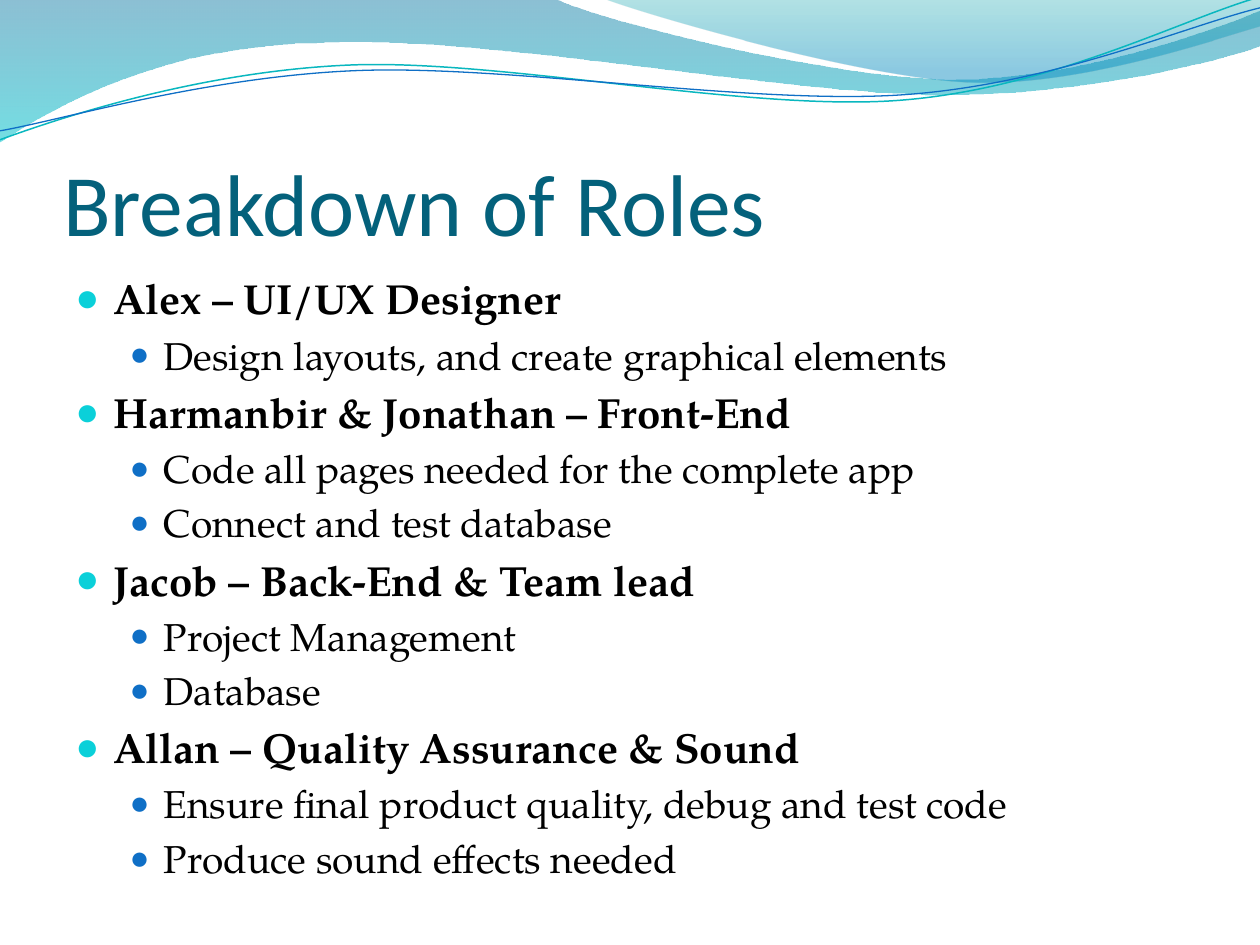
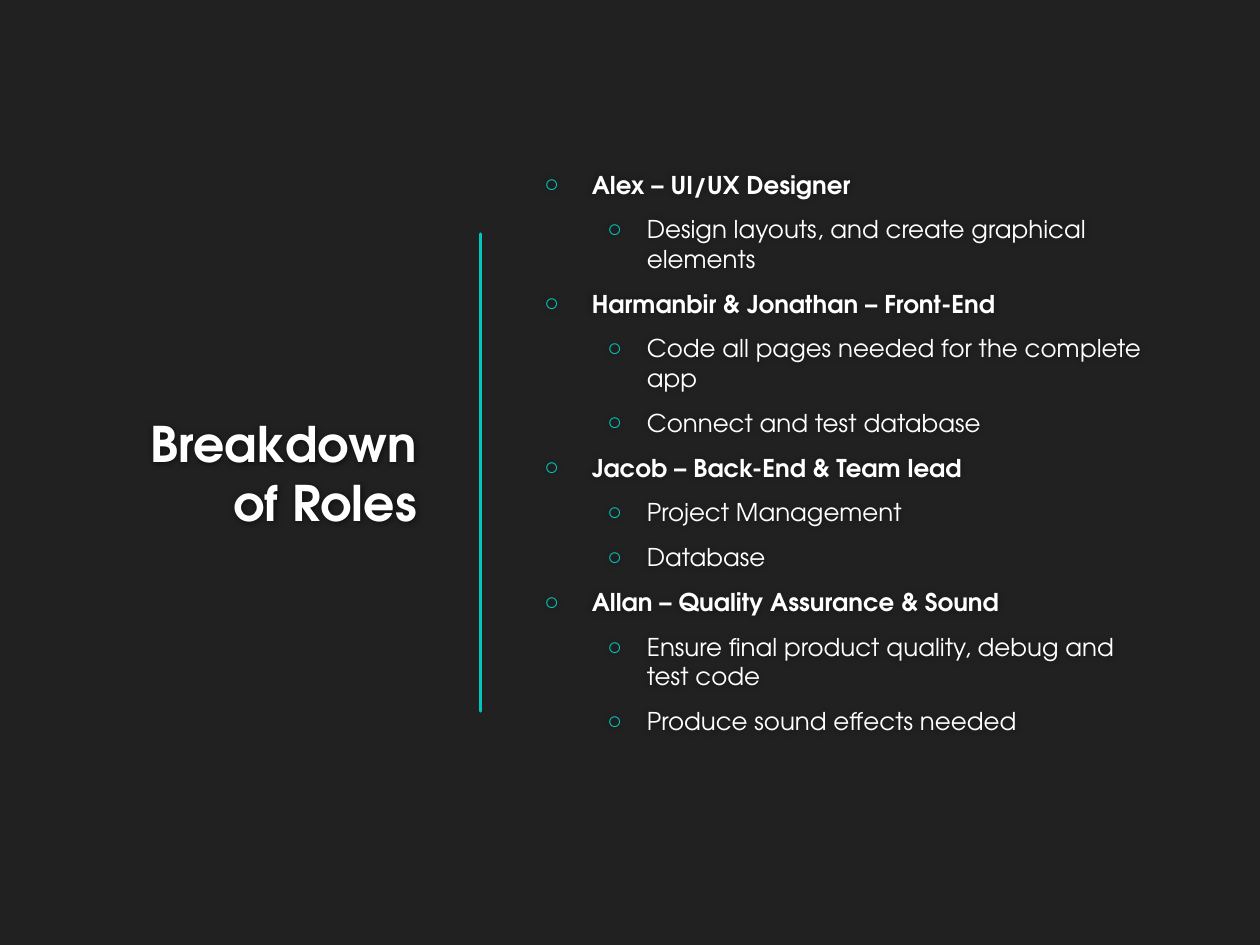
Before and after one commit to HarmanbirD/WaterQwiz, a slide deck: slide 8 of Wasted Water Quiz.pptx. Drawn at 1260x945 pixels with LibreOffice and Linux fonts; fonts in the diff are those of the drawing; background and template pictures are left out. Boxes give left, top, right and bottom in pixels: in the first picture for what was removed or moved away, otherwise in the second. Text is boxed around its words. In the diff, an @@ line names an element or a change of style, - is before the commit and + after.

```diff
--- a/Wasted Water Quiz.pptx
+++ b/Wasted Water Quiz.pptx
@@ background picture (left out) to #212121 @@
@@ freeform shape removed at box(0, 0, 1260, 142) @@
@@ freeform shape removed at box(0, 0, 1260, 147) @@
@@ freeform shape removed at box(0, 8, 1260, 141) @@
@@ freeform shape removed at box(604, 0, 1260, 87) @@
@@ title "Breakdown of Roles": place and size @@
-title "Breakdown of Roles" at box(63, 175, 765, 237)
+title "Breakdown of Roles" at box(150, 425, 416, 522)
@@ title "Breakdown of Roles" at box(150, 425, 416, 522): size 50 to 28 pt, font Calibri to TeX Gyre Adventor, text colour #04617B to #FFFFFF, bold on; alignment left to right; vertical alignment bottom to middle @@
@@ text "Alex – UI/UX Designer": place and size @@
-text "Alex – UI/UX Designer" at box(113, 284, 1008, 874)
+text "Alex – UI/UX Designer" at box(592, 175, 1141, 731)
@@ text "Alex – UI/UX Designer" at box(592, 175, 1141, 731): size 24.1 to 14 pt in "Alex – UI/UX Designer", "Harmanbir & Jonathan – Front-End", "Jacob – Back-End & Team lead", "Allan – Quality Assurance & Sound"; font TeX Gyre Pagella to TeX Gyre Adventor, text colour #000000 to #FFFFFF; size 22.2 to 14 pt in "Design layouts, and create graphical elements", "Code all pages needed for the complete ...", "Connect and test database", "Project Management" and 3 more places; bullet ● to ○; more space between paragraphs; bullet colour #0BD0D9 to #00C6BB; bullet colour #0F6FC6 to #00C6BB; vertical alignment top to middle @@
@@ line added from (480, 234) to (480, 711), #00C6BB 1.75 pt @@
```
Also in this commit, not shown: 8 other slides changed.
